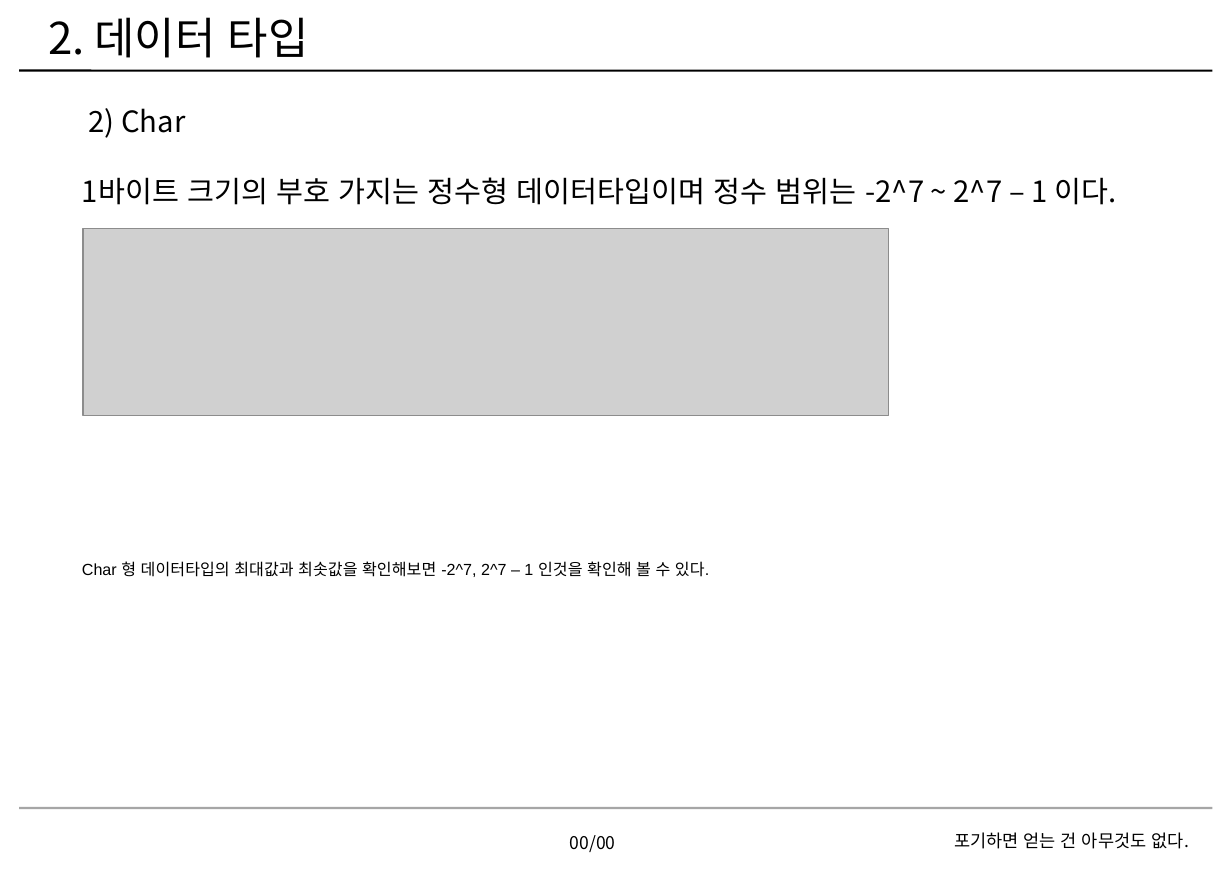
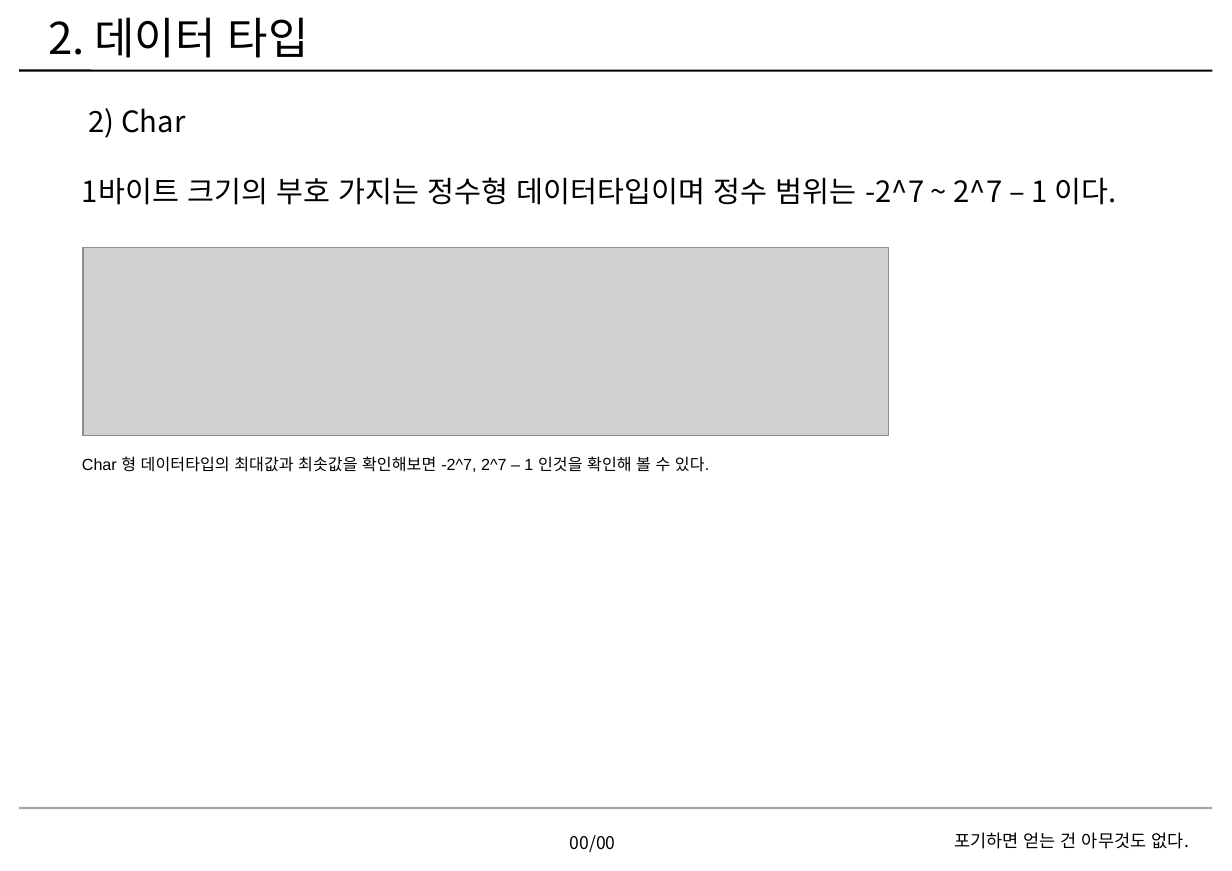
Before and after one commit to EmbeddedSchoolRepo/Lv01-02, a slide deck: slide 16 of HyunhoCha/homework/c/01/차현호1회차숙제.pptx. Drawn at 1232x871 pixels with LibreOffice and Linux fonts; fonts in the diff are those of the drawing; grey boxes stand for pictures; background and template pictures are left out. Boxes give left, top, right and bottom in pixels: in the first picture for what was removed or moved away, otherwise in the second. Text is boxed around its words. In the diff, an @@ line names an element or a change of style, - is before the commit and + after.

```diff
--- a/HyunhoCha/homework/c/01/차현호1회차숙제.pptx
+++ b/HyunhoCha/homework/c/01/차현호1회차숙제.pptx
@@ text "2) Char" rewrapped from bbox=[82, 108, 1116, 577] to bbox=[82, 108, 1116, 472] @@
@@ picture: place and size @@
-picture at bbox=[83, 229, 889, 416]
+picture at bbox=[83, 248, 888, 435]
```
Also in this commit, not shown: 4 other slides changed, 2 slides added, 1 other file.
